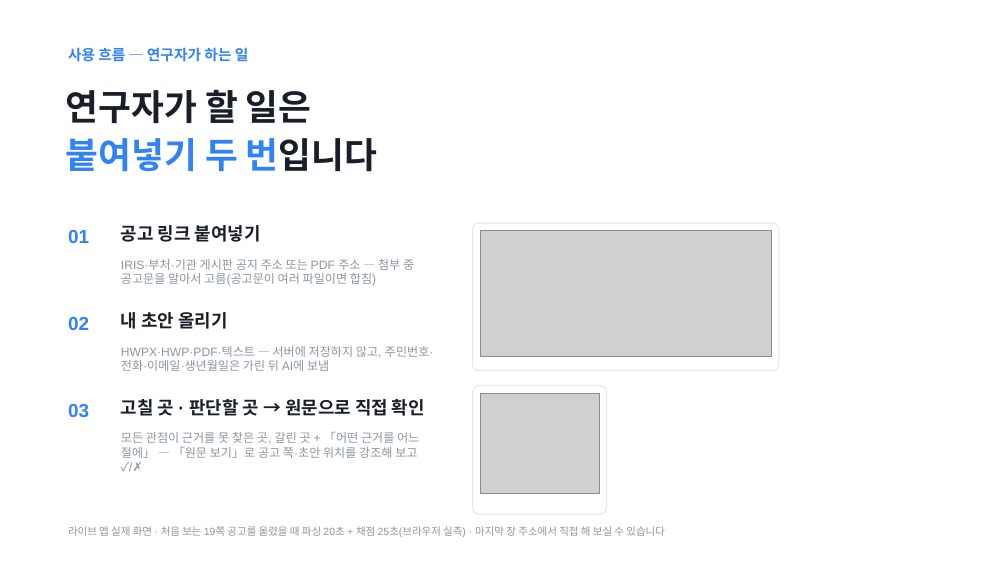
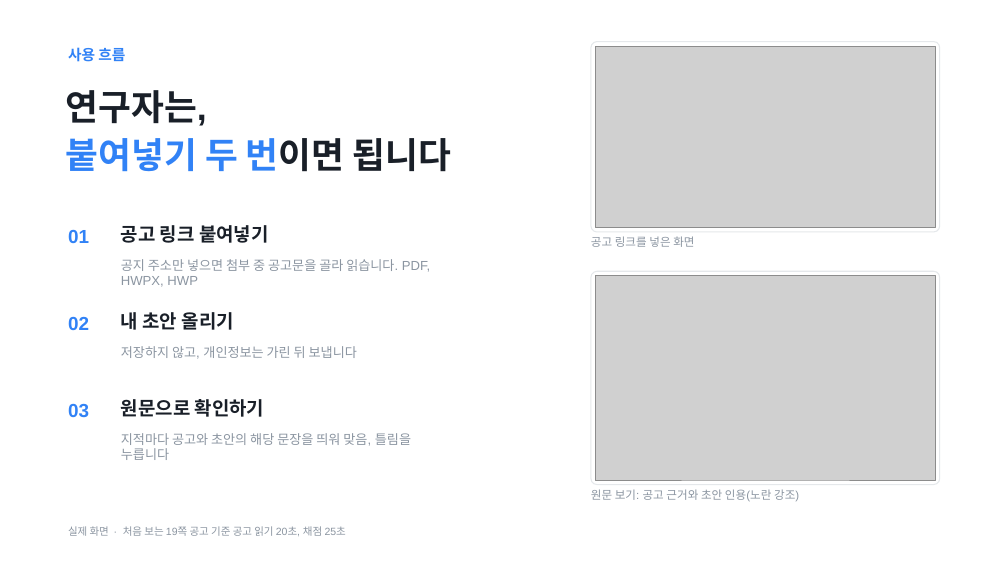
Before and after one commit to Ryugi62/rfp-to-fit, a slide deck: slide 4 of deliver/deck/RFP-to-Fit_루미아.pptx. Drawn at 1008x567 pixels with LibreOffice and Linux fonts; fonts in the diff are those of the drawing; grey boxes stand for pictures. Boxes give left, top, right and bottom in pixels: in the first picture for what was removed or moved away, otherwise in the second. Text is boxed around its words. In the diff, an @@ line names an element or a change of style, - is before the commit and + after.

```diff
--- a/deliver/deck/RFP-to-Fit_루미아.pptx
+++ b/deliver/deck/RFP-to-Fit_루미아.pptx
@@ text at box(68, 47, 125, 62): text changed @@
-사용 흐름 — 연구자가 하는 일
+사용 흐름
@@ rounded rectangle: place and size @@
-rounded rectangle at box(473, 223, 779, 371)
+rounded rectangle at box(591, 42, 940, 232)
@@ rounded rectangle at box(591, 42, 940, 232): proportions changed @@
@@ picture added at box(596, 46, 935, 228) @@
@@ text at box(66, 90, 450, 172): text changed @@
-연구자가 할 일은
-붙여넣기 두 번입니다
+연구자는,
+붙여넣기 두 번이면 됩니다
@@ text "공고 링크 붙여넣기" at box(121, 225, 269, 243): size 17 to 18 pt @@
@@ picture removed at box(480, 231, 771, 356) @@
@@ text added at box(591, 236, 694, 247), 11 pt, text #8B95A1 @@
+공고 링크를 넣은 화면
@@ text at box(121, 259, 430, 287): text changed; size 11.5 to 12.5 pt @@
-IRIS·부처·기관 게시판 공지 주소 또는 PDF 주소 — 첨부 중 공고문을 알아서 고름(공고문이 여러 파일이면 합침)
+공지 주소만 넣으면 첨부 중 공고문을 골라 읽습니다. PDF, HWPX, HWP
@@ rounded rectangle added at box(591, 271, 940, 485), fill #FFFFFF, outline #E5E8EB 1 pt @@
@@ picture added at box(596, 276, 935, 480) @@
@@ text "내 초안 올리기" at box(121, 312, 234, 330): size 17 to 18 pt @@
@@ text at box(121, 346, 357, 359): text changed; size 11.5 to 12.5 pt @@
-HWPX·HWP·PDF·텍스트 — 서버에 저장하지 않고, 주민번호·전화·이메일·생년월일은 가린 뒤 AI에 보냄
+저장하지 않고, 개인정보는 가린 뒤 보냅니다
@@ rounded rectangle removed at box(473, 386, 606, 514) @@
@@ text at box(121, 399, 265, 417): text changed; size 17 to 18 pt @@
-고칠 곳 · 판단할 곳 → 원문으로 직접 확인
+원문으로 확인하기
@@ picture removed at box(480, 393, 599, 494) @@
@@ text at box(121, 433, 411, 460): text changed; size 11.5 to 12.5 pt @@
-모든 관점이 근거를 못 찾은 곳, 갈린 곳 + 「어떤 근거를 어느 절에」 — 「원문 보기」로 공고 쪽·초안 위치를 강조해 보고 ✓/✗
+지적마다 공고와 초안의 해당 문장을 띄워 맞음, 틀림을 누릅니다
@@ text added at box(591, 489, 799, 501), 11 pt, text #8B95A1 @@
+원문 보기: 공고 근거와 초안 인용(노란 강조)
@@ text at box(68, 526, 346, 536): text changed @@
-라이브 앱 실제 화면 · 처음 보는 19쪽 공고를 올렸을 때 파싱 20초 + 채점 25초(브라우저 실측) · 마지막 장 주소에서 직접 해 보실 수 있습니다
+실제 화면 · 처음 보는 19쪽 공고 기준 공고 읽기 20초, 채점 25초
```
Also in this commit, not shown: 11 other slides changed, 1 slide added, 1 slide removed, 23 other files.
